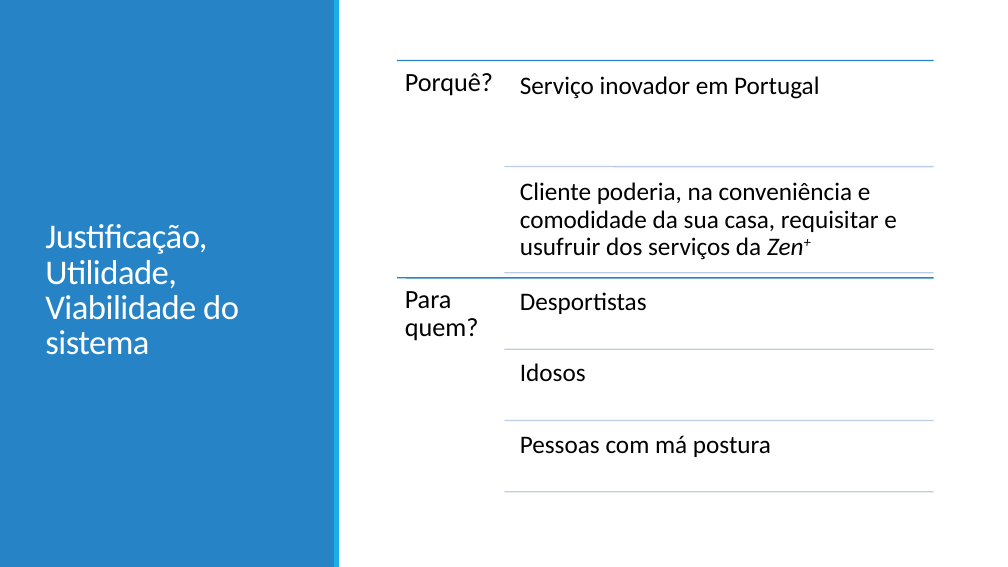
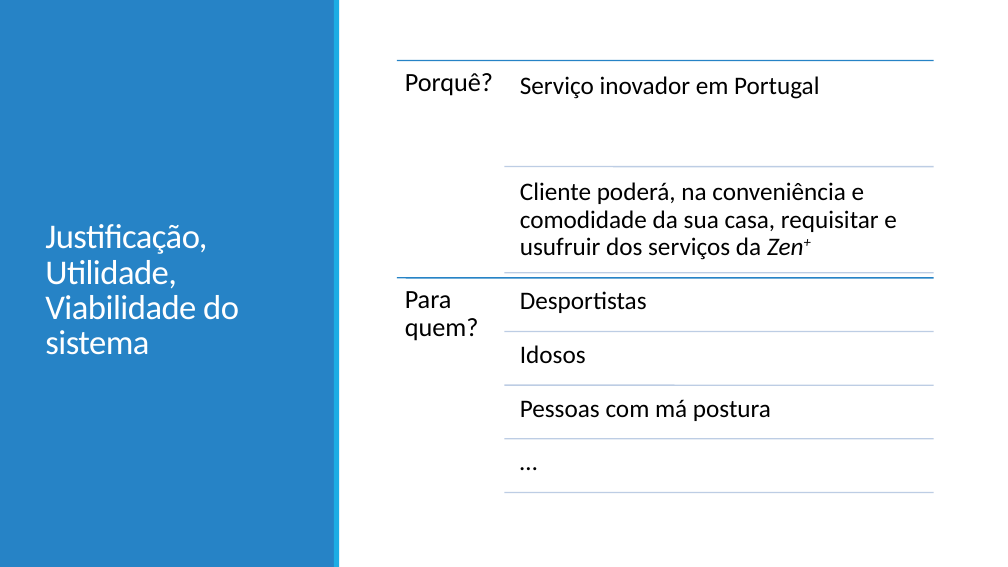
Before and after one commit to ruicalheno133/home-massage, a slide deck: slide 7 of Relatório - Parte I/Home-Massage.pptx. Drawn at 1008x567 pixels with LibreOffice and Linux fonts; fonts in the diff are those of the drawing. Boxes give left, top, right and bottom in pixels: in the first picture for what was removed or moved away, otherwise in the second. Text is boxed around its words. In the diff, an @@ line names an element or a change of style, - is before the commit and + after.

```diff
--- a/Relatório - Parte I/Home-Massage.pptx
+++ b/Relatório - Parte I/Home-Massage.pptx
@@ text at <box>520,182,897,260</box>: text changed @@
-Cliente poderia, na conveniência e comodidade da sua casa, requisitar e usufruir dos serviços da Zen+
+Cliente poderá, na conveniência e comodidade da sua casa, requisitar e usufruir dos serviços da Zen+
@@ line moved from (504, 349) - (934, 349) to (504, 332) - (934, 332) @@
@@ text "Idosos": place and size @@
-text "Idosos" at <box>520,363,586,382</box>
+text "Idosos" at <box>520,345,586,364</box>
@@ line added from (504, 385) to (934, 385), #BECDE5 1.25 pt @@
@@ text "Pessoas com má postura": place and size @@
-text "Pessoas com má postura" at <box>520,435,771,457</box>
+text "Pessoas com má postura" at <box>520,399,771,421</box>
@@ line moved from (504, 420) - (934, 420) to (504, 439) - (934, 439) @@
@@ text added at <box>513,442,934,493</box>, 24 pt, text #000000 @@
+…
```
Also in this commit, not shown: 2 other slides changed.
